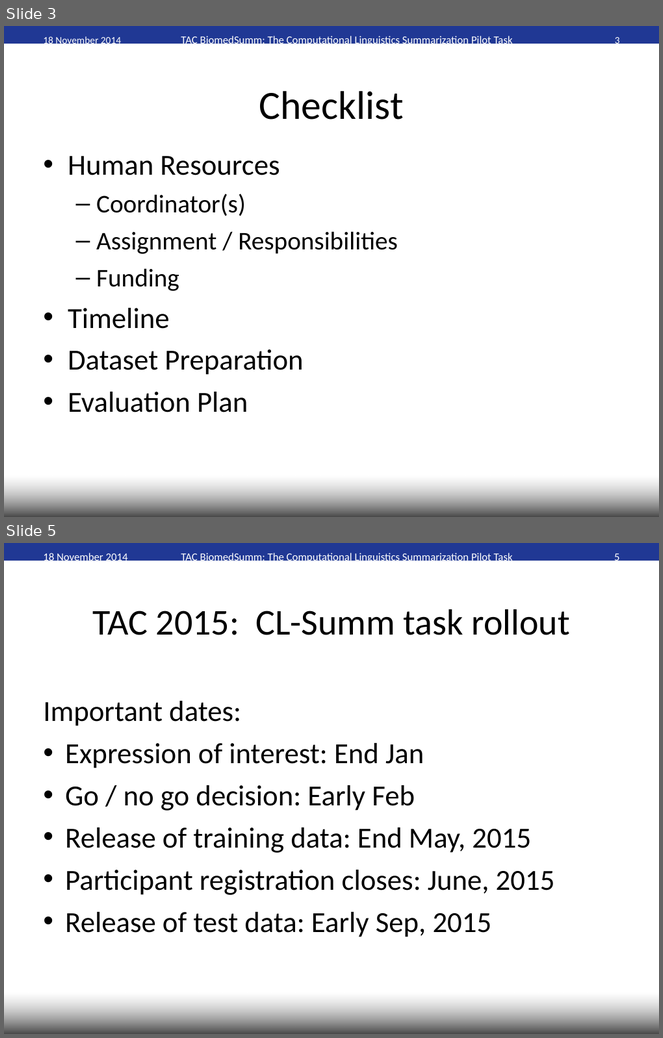
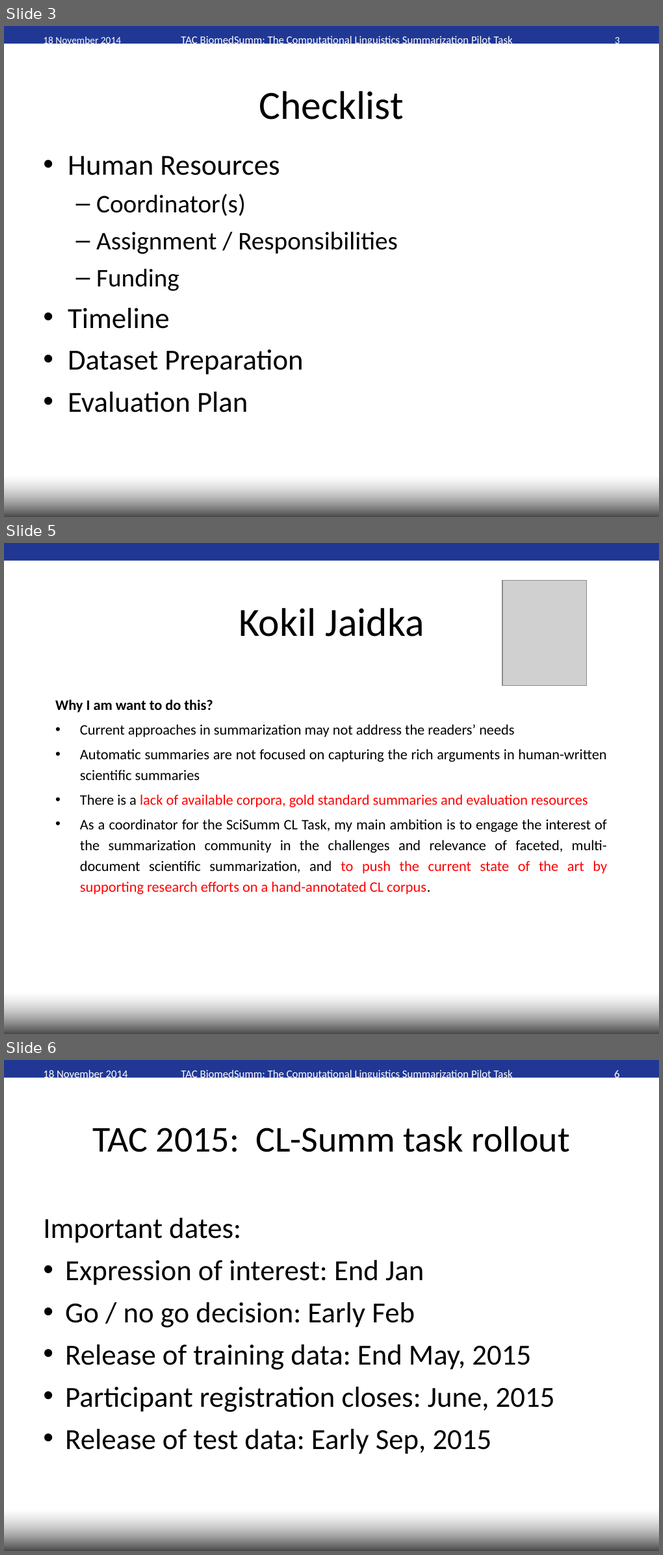
Before and after one commit to WING-NUS/scisumm-corpus, a slide deck: workshop_paper/TAC2014-planning.ppt. Shown one above the other, each under a label of ours: slides 3 and 5 before the commit, slides 3, 5 and 6 after it; the slides between them are not shown. The pictures are 663x1038 and 663x1555 pixels, drawn with LibreOffice and Linux fonts; fonts in the diff are those of the drawing; grey boxes stand for pictures; background and template pictures are left out. Boxes give left, top, right and bottom in pixels: in the first picture for what was removed or moved away, otherwise in the second. Text is boxed around its words. In the diff, an @@ line names an element or a change of style, - is before the commit and + after.

```diff
--- a/workshop_paper/TAC2014-planning.ppt
+++ b/workshop_paper/TAC2014-planning.ppt
@@ slide 5 added at box(4, 543, 659, 1034), background #FFFFFF; not listed: 2 template elements that a slide beside it also shows @@
@@ picture added at box(503, 580, 587, 686) @@
@@ title added at box(239, 608, 424, 637), 44 pt, text #000000 @@
+Kokil Jaidka
@@ text added at box(55, 700, 607, 895), 16 pt, text #000000 @@
+Why I am want to do this?
+• Current approaches in summarization may not address the readers’ needs
+• Automatic summaries are not focused on capturing the rich arguments in human-written scientific summaries
+• There is a lack of available corpora, gold standard summaries and evaluation resources
+• As a coordinator for the SciSumm CL Task, my main ambition is to engage the interest of the summarization community in the challenges and relevance of faceted, multi-document scientific summarization, and to push the current state of the art by supporting research efforts on a hand-annotated CL corpus.
@@ what was slide 5 is now slide 6 @@
@@ page number at box(614, 1069, 620, 1081): text changed @@
-5
+6
```
Also in this commit, not shown: 4 slides changed, 1 other slide added.
